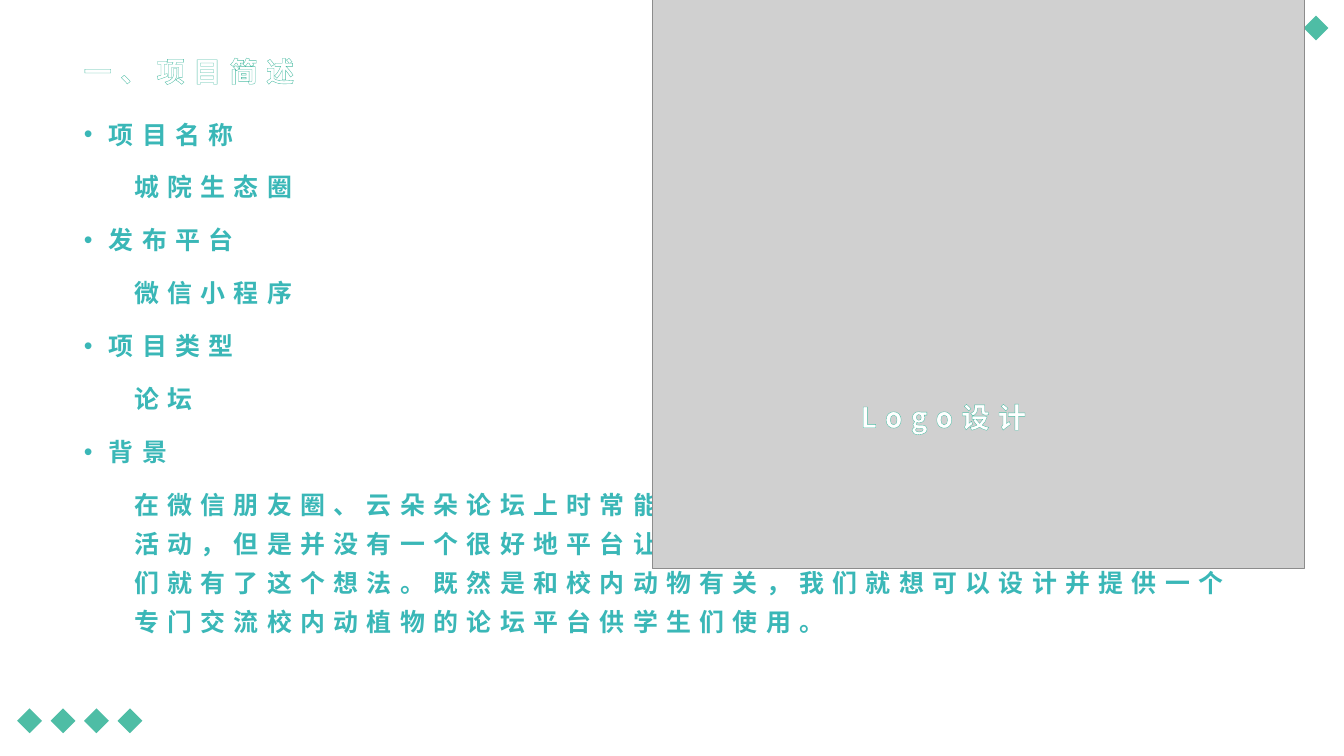
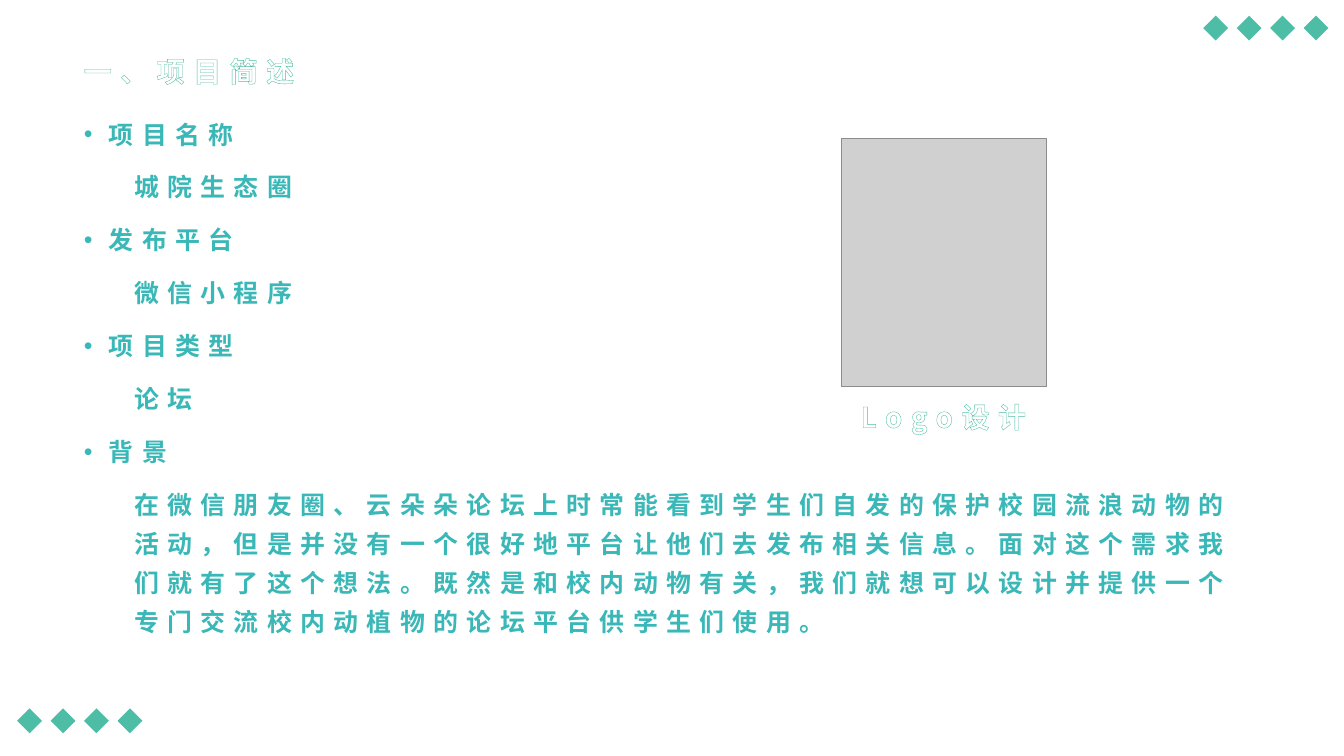
Before and after one commit to Katashixz/ZUCCbiosphere, a slide deck: slide 3 of 第一周/SE2021-g005-PPT展示.pptx. Drawn at 1344x756 pixels with LibreOffice and Linux fonts; fonts in the diff are those of the drawing; grey boxes stand for pictures. Boxes give left, top, right and bottom in pixels: in the first picture for what was removed or moved away, otherwise in the second. Text is boxed around its words. In the diff, an @@ line names an element or a change of style, - is before the commit and + after.

```diff
--- a/第一周/SE2021-g005-PPT展示.pptx
+++ b/第一周/SE2021-g005-PPT展示.pptx
@@ picture removed at (652,0,1305,569) @@
@@ diamond added at (1204,16,1229,41), fill #4EBDA5 @@
@@ diamond added at (1237,16,1262,41), fill #4EBDA5 @@
@@ diamond added at (1270,16,1296,41), fill #4EBDA5 @@
@@ picture added at (842,138,1047,386) @@
```
Also in this commit, not shown: 4 other slides changed, 30 other files.
